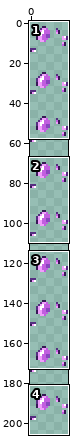
Two versions of one sprite sheet, NPCs/Enemies/CometFlyby/StrandedMartian/StrandedMartian_Glow.png. The first picture is a wide view before the edit; the outline marks the close-up.
Close-up. Earlier state:
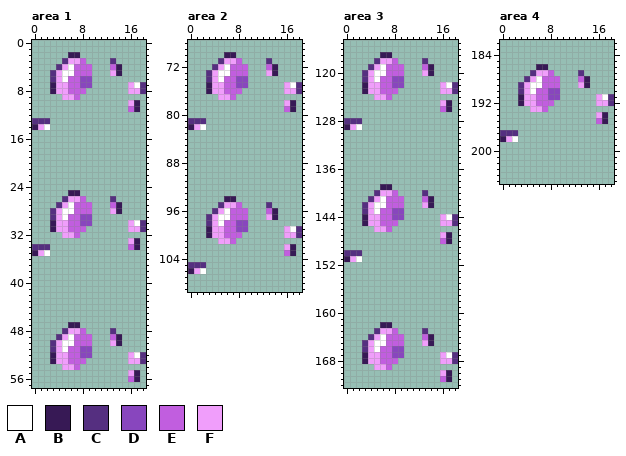
The file is 38x414 pixels, drawn in blocks of 2x2; one block is one cell here. Colours within 5 levels of each other are drawn and written as one. Shown: area 1: x 0..18, y 0..57; area 2: x 0..18, y 68..109; area 3: x 0..18, y 115..172; area 4: x 0..18, y 182..205. The wide view leaves out empty margins.
Palette (. is transparent): A #ffffff  B #371955  C #552f80  D #8846be  E #c15edf  F #f09efb
Pixels before, area 1, first column x 0:
 2 ......BB...........
 3 .....CFFE....C.....
 4 ....CFAEEE...EB....
 5 ...CFAAEEE...FB....
 6 ...CFAEEDD.........
 7 ...BFFEEDD......FAC
 8 ...BFFEEE.......FFC
 9 .....FFE...........
10 ................FB.
11 ................EB.
12 ...................
13 CCC................
14 BFA................
15 ...................
16 ...................
17 ...................
18 ...................
19 ...................
20 ...................
21 ...................
22 ...................
23 ...................
24 ...................
25 ......BB...........
26 .....CFFE....C.....
27 ....CFAEEE...EB....
28 ...CFAAEEE...FB....
29 ...CFAEEDD.........
30 ...BFFEEDD......FAC
31 ...BFFEEE.......FFC
32 .....FFE...........
33 ................FB.
34 CCC.............EB.
35 BFA................
36 ...................
37 ...................
38 ...................
39 ...................
40 ...................
41 ...................
42 ...................
43 ...................
44 ...................
45 ...................
46 ...................
47 ......BB...........
48 .....CFFE....C.....
49 ....CFAEEE...EB....
50 ...CFAAEEE...FB....
51 ...CFAEEDD.........
52 ...BFFEEDD......FAC
53 ...BFFEEE.......FFC
54 .....FFE...........
55 ................FB.
56 ................EB.
Pixels before, area 2, first column x 0:
 70 ......BB...........
 71 .....CFFE....C.....
 72 ....CFAEEE...EB....
 73 ...CFAAEEE...FB....
 74 ...CFAEEDD.........
 75 ...BFFEEDD......FAC
 76 ...BFFEEE.......FFC
 77 .....FFE...........
 78 ................FB.
 79 ................EB.
 80 ...................
 81 CCC................
 82 BFA................
 83 ...................
 84 ...................
 85 ...................
 86 ...................
 87 ...................
 88 ...................
 89 ...................
 90 ...................
 91 ...................
 92 ...................
 93 ...................
 94 ......BB...........
 95 .....CFFE....C.....
 96 ....CFAEEE...EB....
 97 ...CFAAEEE...FB....
 98 ...CFAEEDD.........
 99 ...BFFEEDD......FAC
100 ...BFFEEE.......FFC
101 .....FFE...........
102 ................FB.
103 ................EB.
104 ...................
105 CCC................
106 BFA................
Pixels before, area 3, first column x 0:
117 ......BB...........
118 .....CFFE....C.....
119 ....CFAEEE...EB....
120 ...CFAAEEE...FB....
121 ...CFAEEDD.........
122 ...BFFEEDD......FAC
123 ...BFFEEE.......FFC
124 .....FFE...........
125 ................FB.
126 ................EB.
127 ...................
128 CCC................
129 BFA................
130 ...................
131 ...................
132 ...................
133 ...................
134 ...................
135 ...................
136 ...................
137 ...................
138 ...................
139 ......BB...........
140 .....CFFE....C.....
141 ....CFAEEE...EB....
142 ...CFAAEEE...FB....
143 ...CFAEEDD.........
144 ...BFFEEDD......FAC
145 ...BFFEEE.......FFC
146 .....FFE...........
147 ................FB.
148 ................EB.
149 ...................
150 CCC................
151 BFA................
152 ...................
153 ...................
154 ...................
155 ...................
156 ...................
157 ...................
158 ...................
159 ...................
160 ...................
161 ...................
162 ......BB...........
163 .....CFFE....C.....
164 ....CFAEEE...EB....
165 ...CFAAEEE...FB....
166 ...CFAEEDD.........
167 ...BFFEEDD......FAC
168 ...BFFEEE.......FFC
169 .....FFE...........
170 ................FB.
171 ................EB.
Pixels before, area 4, first column x 0:
186 ......BB...........
187 .....CFFE....C.....
188 ....CFAEEE...EB....
189 ...CFAAEEE...FB....
190 ...CFAEEDD.........
191 ...BFFEEDD......FAC
192 ...BFFEEE.......FFC
193 .....FFE...........
194 ................FB.
195 ................EB.
196 ...................
197 CCC................
198 BFA................
The same view after the edit:
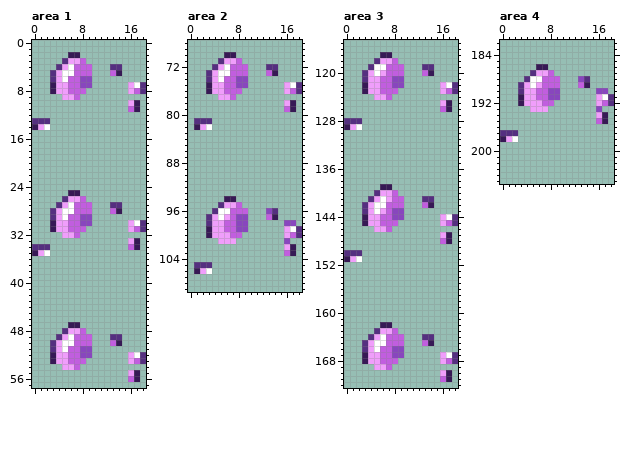
Author's note on the commit: more resprites also GLOW MASKS for later bye
Changes in this commit:
Area 1:
The edit turns colour B into colour C in row 4 at x 14; in row 27 at x 14; in row 49 at x 14.
The edit turns colour E into colour C in row 4 at x 13; in row 27 at x 13; in row 49 at x 13.
The edit turns colour F into colour E in row 5 at x 13; in row 8 at x 17; in row 28 at x 13; in row 31 at x 17; in row 50 at x 13; in row 53 at x 17.
The author cleared colour C in row 3 at x 13; in row 26 at x 13; in row 48 at x 13.
Area 2:
There is now colour A in row 82 at x 3; in row 106 at x 3.
The edit turns colour F into colour A in row 96 at x 5.
The edit turns colour F into colour B in row 82 at x 1; in row 106 at x 1.
There is now colour C in row 81 at x 3; in row 105 at x 3.
The edit turns colour B into colour C in row 72 at x 14; in row 96 at x 14.
The edit turns colour E into colour C in row 72 at x 13.
There is now colour D in row 98 at x 16 to 17; in row 101 at x 16.
The edit turns colour E into colour D in row 96 at x 13; in row 97 at x 8 to 9.
The edit turns colour F into colour E in row 73 at x 13; in row 76 at x 17; in row 97 at x 13; in row 100 at x 17.
The edit turns colour A into colour F in row 82 at x 2; in row 97 at x 6; in row 98 at x 5; in row 106 at x 2.
The edit turns colour E into colour F in row 100 at x 6; in row 101 at x 7.
The author cleared colour B in row 82 at x 0; in row 106 at x 0.
The author cleared colour C in row 71 at x 13; in row 81 at x 0; in row 95 at x 13; in row 105 at x 0.
Area 3:
The edit turns colour F into colour A in row 119 at x 5.
The edit turns colour B into colour C in row 119 at x 14; in row 141 at x 14; in row 164 at x 14.
The edit turns colour E into colour C in row 119 at x 13; in row 141 at x 13; in row 164 at x 13.
The edit turns colour F into colour E in row 120 at x 13; in row 123 at x 17; in row 142 at x 13; in row 145 at x 17; in row 165 at x 13; in row 168 at x 17.
The edit turns colour A into colour F in row 120 at x 6; in row 121 at x 5.
The edit turns colour E into colour F in row 141 at x 7; in row 143 at x 6.
The author cleared colour C in row 118 at x 13; in row 140 at x 13; in row 163 at x 13.
Area 4:
The edit turns colour F into colour A in row 188 at x 5.
The edit turns colour B into colour C in row 188 at x 14.
There is now colour D in row 190 at x 16 to 17; in row 193 at x 16.
The edit turns colour E into colour D in row 188 at x 13.
The edit turns colour F into colour E in row 189 at x 13; in row 192 at x 17.
The edit turns colour A into colour F in row 189 at x 6; in row 190 at x 5.
The edit turns colour E into colour F in row 192 at x 6; in row 193 at x 7.
The author cleared colour C in row 187 at x 13.
